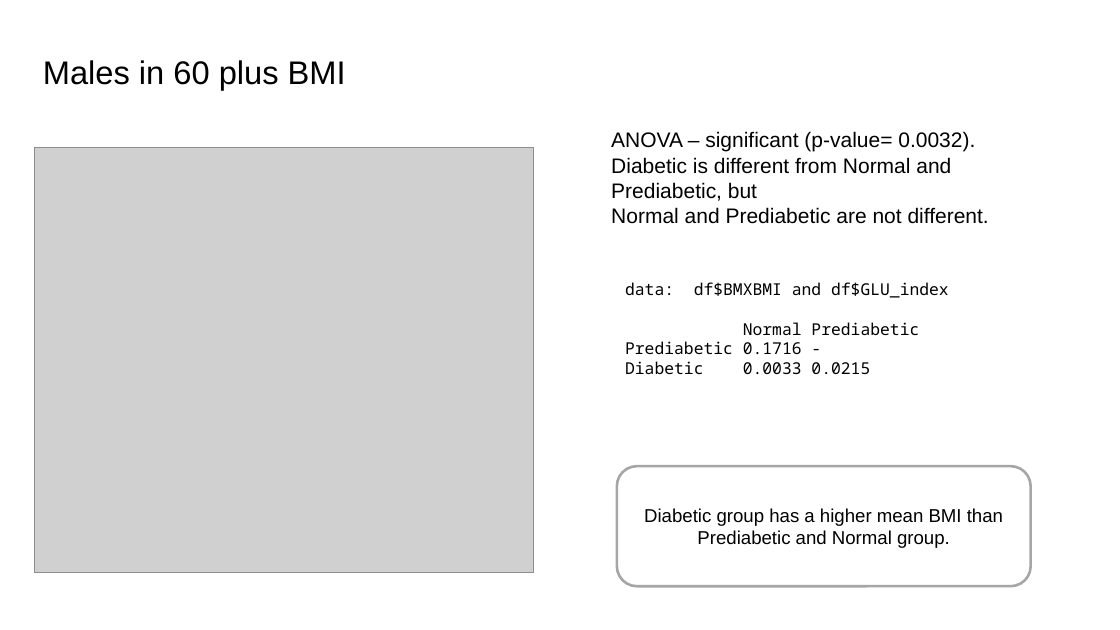
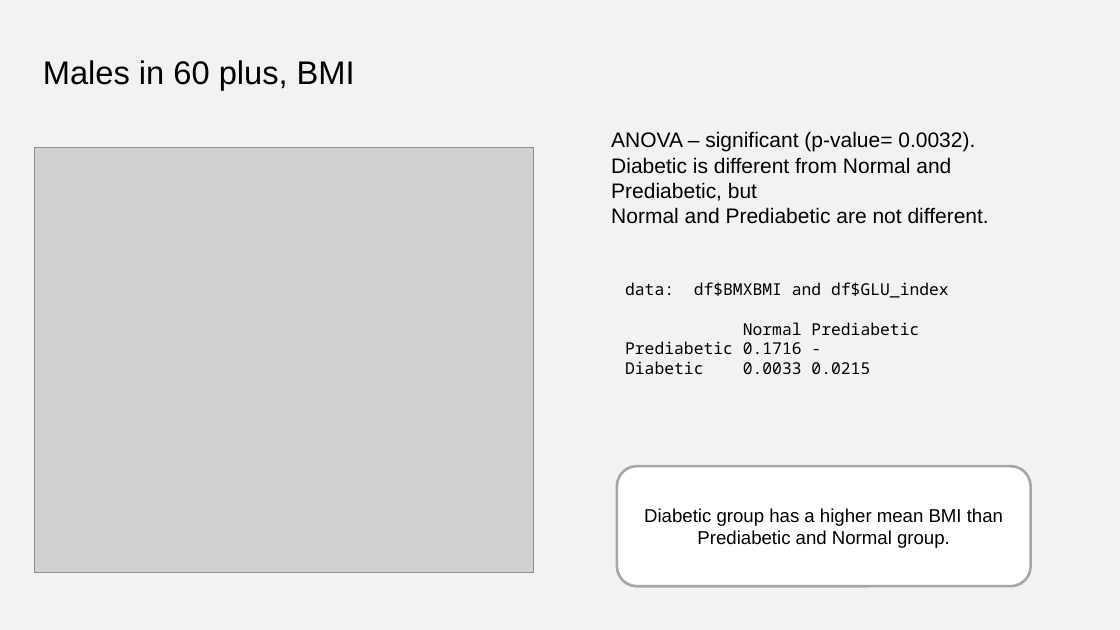
Before and after one commit to computational-nutrition-lab/dietary_patterns, a slide deck: slide 19 of eg_data/NHANES/Laboratory_data/Ordination/Ordination summary.pptx. Drawn at 1120x630 pixels with LibreOffice and Linux fonts; fonts in the diff are those of the drawing; grey boxes stand for pictures. Boxes give left, top, right and bottom in pixels: in the first picture for what was removed or moved away, otherwise in the second. Text is boxed around its words. In the diff, an @@ line names an element or a change of style, - is before the commit and + after.

```diff
--- a/eg_data/NHANES/Laboratory_data/Ordination/Ordination summary.pptx
+++ b/eg_data/NHANES/Laboratory_data/Ordination/Ordination summary.pptx
@@ background #FFFFFF to #F2F2F2 @@
@@ title at [43, 60, 355, 89]: text changed @@
-Males in 60 plus BMI
+Males in 60 plus, BMI
```
Also in this commit, not shown: 27 other slides changed, 1 slide added, 59 other files.
